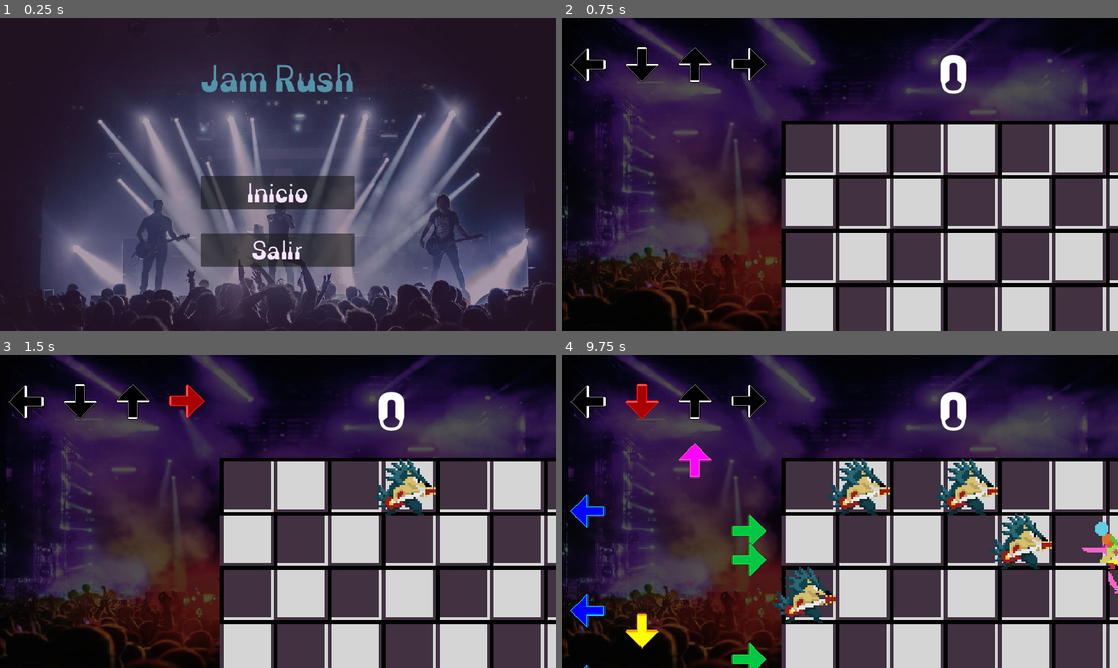
Above: before the commit, frames 1-4 (two rows, left to right).
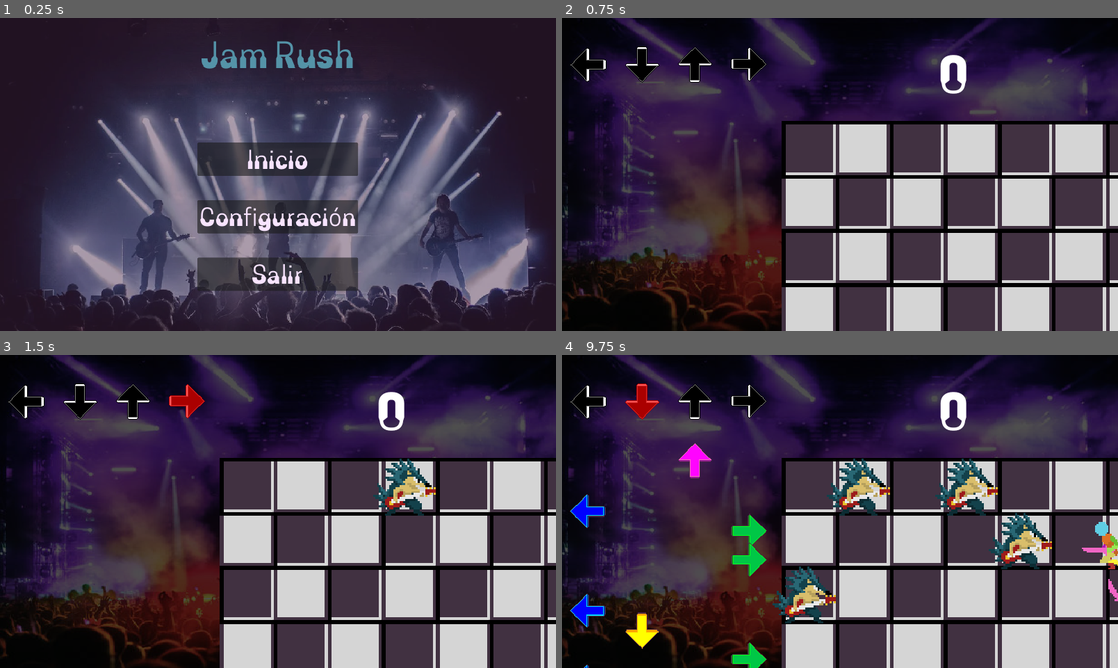
Above: after the commit, the same moments.

Repository: MetalCRT/Videojuego_Crash77
Game: Godot game, scene res://Scenes/Menu.tscn
Same seed, same stepped clock (60 frames per second), same inputs: the game is played once before the commit and once after it.
Inputs (mouse positions are in pixels of both pictures, inside the frame that each line leads up to):
- Up to frame 1 (0.25 s): no input
- Up to frame 2 (0.75 s): click "Inicio" at 0.5 s
- Up to frame 3 (1.5 s): tap Enter at 1.25 s; move the mouse to (400, 495) at 1.27 s; press the mouse at (400, 495) at 1.28 s; hold Right (ui_right) from 1.28 s (still down)
- Up to frame 4 (9.75 s): move the mouse to (728, 527) at 2.02 s; release Right (ui_right) at 2.03 s; release the mouse at (728, 527) at 2.03 s; hold Down (ui_down) 2.03-2.78 s; click (728, 527) at 2.1 s; move the mouse to (895, 442) at 2.77 s; press the mouse at (895, 442) at 2.78 s; hold Right (ui_right) 2.78-3.53 s; move the mouse to (812, 574) at 3.52 s; release the mouse at (812, 574) at 3.53 s; hold Up (ui_up) 3.53-4.28 s; click (812, 574) at 3.6 s; move the mouse to (1006, 558) at 4.27 s; press the mouse at (1006, 558) at 4.28 s; hold Left (ui_left) 4.28-5 s; tap Escape (pausa) at 4.9 s; release the mouse at (1006, 558) at 5 s; click "Reanudar" at 5 s; move the mouse to (673, 464) at 5.77 s; hold Left (ui_left) 5.78-6.53 s; click (673, 464) at 5.85 s; move the mouse to (867, 511) at 6.52 s; press the mouse at (867, 511) at 6.53 s; hold Down (ui_down) 6.53-7.28 s; move the mouse to (756, 433) at 7.27 s; release the mouse at (756, 433) at 7.28 s; hold Right (ui_right) 7.28-8.03 s; click (756, 433) at 7.35 s; move the mouse to (962, 495) at 8.02 s; press the mouse at (962, 495) at 8.03 s; hold Up (ui_up) 8.03-8.78 s; move the mouse to (728, 527) at 8.77 s; release the mouse at (728, 527) at 8.78 s; hold Right (ui_right) 8.78-9.53 s; click (728, 527) at 8.85 s; move the mouse to (895, 442) at 9.52 s; press the mouse at (895, 442) at 9.53 s; hold Down (ui_down) from 9.53 s (still down)

The runs differ from the first frame. In frame 1, 14% of the frame differs, in the area x 35-65%, y 7-88%; in frame 2, nothing differs; in frame 3, nothing differs; in frame 4, less than 0.1%.

Commit message:
configuracion e idiomas

Diff:
--- /dev/null
+++ b/Resources/en.json
@@ -0,0 +1,7 @@
+{
+    "Inicio": "Start",
+    "Salir": "Exit",
+    "Pausa": "Pause",
+    "Reanudar": "Resume",
+    "Menu Principal": "Main Menu"
+  }
--- /dev/null
+++ b/Resources/es.json
@@ -0,0 +1,7 @@
+{
+    "Inicio": "Inicio",
+    "Salir": "Salir",
+    "Pausa": "Pausa",
+    "Reanudar": "Reanudar",
+    "Menu Principal": "Menú Principal"
+  }
--- /dev/null
+++ b/Scenes/Lenguajes.tscn
@@ -0,0 +1,72 @@
+[gd_scene load_steps=6 format=3 uid="uid://bjd2d00ohfw3e"]
+
+[ext_resource type="Theme" uid="uid://dykgfcqvxck4" path="res://Resources/theme.tres" id="1_impyq"]
+[ext_resource type="Script" path="res://Scripts/Lenguajes.gd" id="2_2q24a"]
+[ext_resource type="Texture2D" uid="uid://cxjwnp2s72ohj" path="res://Resources/Captura.PNG" id="2_y3pri"]
+[ext_resource type="FontFile" uid="uid://b80x4uelj58oq" path="res://Fonts/CoupeurBricoleur-DOWN.otf" id="3_j1tro"]
+
+[sub_resource type="StyleBoxEmpty" id="StyleBoxEmpty_73upq"]
+
+[node name="MarginContainer" type="MarginContainer"]
+anchors_preset = 15
+anchor_right = 1.0
+anchor_bottom = 1.0
+grow_horizontal = 2
+grow_vertical = 2
+theme = ExtResource("1_impyq")
+script = ExtResource("2_2q24a")
+
+[node name="TextureRect" type="TextureRect" parent="."]
+self_modulate = Color(1, 1, 1, 0.596078)
+layout_mode = 2
+texture = ExtResource("2_y3pri")
+
+[node name="PanelContainer" type="PanelContainer" parent="TextureRect"]
+layout_mode = 1
+anchors_preset = 15
+anchor_right = 1.0
+anchor_bottom = 1.0
+grow_horizontal = 2
+grow_vertical = 2
+
+[node name="MarginContainer" type="CenterContainer" parent="TextureRect/PanelContainer"]
+layout_mode = 2
+
+[node name="VBoxContainer" type="VBoxContainer" parent="TextureRect/PanelContainer/MarginContainer"]
+layout_mode = 2
+theme_override_constants/separation = 50
+
+[node name="Label" type="Label" parent="TextureRect/PanelContainer/MarginContainer/VBoxContainer"]
+layout_mode = 2
+theme_override_colors/font_color = Color(0.901961, 0.101961, 0.898039, 1)
+theme_override_fonts/font = ExtResource("3_j1tro")
+theme_override_font_sizes/font_size = 70
+text = "Seleccione lenguaje"
+horizontal_alignment = 1
+
+[node name="HSeparator" type="HSeparator" parent="TextureRect/PanelContainer/MarginContainer/VBoxContainer"]
+layout_mode = 2
+theme_override_constants/separation = 40
+theme_override_styles/separator = SubResource("StyleBoxEmpty_73upq")
+
+[node name="Espanol" type="Button" parent="TextureRect/PanelContainer/MarginContainer/VBoxContainer"]
+unique_name_in_owner = true
+layout_mode = 2
+theme_override_fonts/font = ExtResource("3_j1tro")
+text = "Español
+"
+
+[node name="Ingles" type="Button" parent="TextureRect/PanelContainer/MarginContainer/VBoxContainer"]
+unique_name_in_owner = true
+layout_mode = 2
+theme_override_fonts/font = ExtResource("3_j1tro")
+text = "Inglés"
+
+[node name="Volver" type="Button" parent="TextureRect/PanelContainer/MarginContainer/VBoxContainer"]
+unique_name_in_owner = true
+layout_mode = 2
+text = "Volver
+"
+
+[node name="MarginContainer" type="MarginContainer" parent="TextureRect/PanelContainer/MarginContainer/VBoxContainer"]
+layout_mode = 2
--- a/Scenes/Menu.tscn
+++ b/Scenes/Menu.tscn
@@ -10,6 +10,8 @@
 
 @onready var inicio = %Inicio
 @onready var exit = %Exit
+@onready var configuracion = %Configuracion
+
 
 @export var main_scene: PackedScene
 
@@ -17,6 +19,7 @@
 	# Se ejecuta al inicio de la escena
 	inicio.pressed.connect(_on_inicio_pressed)
 	exit.pressed.connect(_on_exit_pressed)
+	configuracion.pressed.connect(_on_configuracion_pressed)
 
 
 func _on_inicio_pressed():
@@ -24,9 +27,15 @@
 	# get_tree().change_scene_to_file(\"res://main_scene.tscn\")
 	get_tree().change_scene_to_packed(main_scene)
 
+func _on_configuracion_pressed():
+	get_tree().change_scene_to_file(\"res://Scenes/configuracion.tscn\")
+
 func _on_exit_pressed():
 	# Se ejecuta cuando se presiona el botón \"Salir\"
 	get_tree().quit()
+
+
+
 "
 
 [sub_resource type="StyleBoxEmpty" id="StyleBoxEmpty_pia17"]
@@ -65,7 +74,7 @@
 
 [node name="HSeparator" type="HSeparator" parent="PanelContainer/MarginContainer/VBoxContainer"]
 layout_mode = 2
-theme_override_constants/separation = 60
+theme_override_constants/separation = 40
 theme_override_styles/separator = SubResource("StyleBoxEmpty_pia17")
 
 [node name="Inicio" type="Button" parent="PanelContainer/MarginContainer/VBoxContainer"]
@@ -73,6 +82,12 @@
 layout_mode = 2
 theme_override_fonts/font = ExtResource("2_j7ill")
 text = "Inicio"
+
+[node name="Configuracion" type="Button" parent="PanelContainer/MarginContainer/VBoxContainer"]
+unique_name_in_owner = true
+layout_mode = 2
+text = "Configuración
+"
 
 [node name="Exit" type="Button" parent="PanelContainer/MarginContainer/VBoxContainer"]
 unique_name_in_owner = true
--- /dev/null
+++ b/Scenes/configuracion.tscn
@@ -0,0 +1,66 @@
+[gd_scene load_steps=6 format=3 uid="uid://bc8sq0cbd5c6a"]
+
+[ext_resource type="Theme" uid="uid://dykgfcqvxck4" path="res://Resources/theme.tres" id="1_e5m22"]
+[ext_resource type="Texture2D" uid="uid://cxjwnp2s72ohj" path="res://Resources/Captura.PNG" id="1_prfxd"]
+[ext_resource type="Script" path="res://Scripts/configuración.gd" id="2_uirmv"]
+[ext_resource type="FontFile" uid="uid://b80x4uelj58oq" path="res://Fonts/CoupeurBricoleur-DOWN.otf" id="3_585xl"]
+
+[sub_resource type="StyleBoxEmpty" id="StyleBoxEmpty_117hp"]
+
+[node name="Menu Configuración" type="MarginContainer"]
+anchors_preset = 15
+anchor_right = 1.0
+anchor_bottom = 1.0
+grow_horizontal = 2
+grow_vertical = 2
+theme = ExtResource("1_e5m22")
+script = ExtResource("2_uirmv")
+
+[node name="TextureRect" type="TextureRect" parent="."]
+self_modulate = Color(1, 1, 1, 0.596078)
+layout_mode = 2
+texture = ExtResource("1_prfxd")
+
+[node name="PanelContainer" type="PanelContainer" parent="TextureRect"]
+layout_mode = 1
+anchors_preset = 15
+anchor_right = 1.0
+anchor_bottom = 1.0
+grow_horizontal = 2
+grow_vertical = 2
+
+[node name="MarginContainer" type="CenterContainer" parent="TextureRect/PanelContainer"]
+layout_mode = 2
+
+[node name="VBoxContainer" type="VBoxContainer" parent="TextureRect/PanelContainer/MarginContainer"]
+layout_mode = 2
+theme_override_constants/separation = 50
+
+[node name="Label" type="Label" parent="TextureRect/PanelContainer/MarginContainer/VBoxContainer"]
+layout_mode = 2
+theme_override_colors/font_color = Color(0.901961, 0.101961, 0.898039, 1)
+theme_override_fonts/font = ExtResource("3_585xl")
+theme_override_font_sizes/font_size = 70
+text = "Configuración"
+horizontal_alignment = 1
+
+[node name="HSeparator" type="HSeparator" parent="TextureRect/PanelContainer/MarginContainer/VBoxContainer"]
+layout_mode = 2
+theme_override_constants/separation = 40
+theme_override_styles/separator = SubResource("StyleBoxEmpty_117hp")
+
+[node name="Lenguajes" type="Button" parent="TextureRect/PanelContainer/MarginContainer/VBoxContainer"]
+unique_name_in_owner = true
+layout_mode = 2
+theme_override_fonts/font = ExtResource("3_585xl")
+text = "Lenguajes
+"
+
+[node name="Atras" type="Button" parent="TextureRect/PanelContainer/MarginContainer/VBoxContainer"]
+unique_name_in_owner = true
+layout_mode = 2
+theme_override_fonts/font = ExtResource("3_585xl")
+text = "Atrás"
+
+[node name="MarginContainer" type="MarginContainer" parent="TextureRect/PanelContainer/MarginContainer/VBoxContainer"]
+layout_mode = 2
--- /dev/null
+++ b/Scripts/Lenguajes.gd
@@ -0,0 +1,57 @@
+extends MarginContainer
+
+var translation = {}
+var current_language = ""
+
+@onready var espanol = $Espanol
+@onready var ingles = $Ingles
+@onready var volver = $Volver
+
+func _ready():
+	# Cargamos la traducción por defecto, que es en inglés
+	load_translation("en")
+
+	# Conectamos las señales de los botones
+	espanol.pressed.connect(_on_espanol_pressed)
+	ingles.pressed.connect(_on_ingles_pressed)
+	volver.pressed.connect(_on_volver_pressed)
+
+func _on_espanol_pressed():
+	# Cargamos la traducción en español
+	load_translation("es")
+
+func _on_ingles_pressed():
+	# Cargamos la traducción en inglés
+	load_translation("en")
+
+func _on_volver_pressed():
+	# Vamos a la escena de configuración
+	get_tree().change_scene("res://Scenes/configuracion.tscn")
+
+func load_translation(lang_code):
+	# Comprobamos si ya se ha cargado la traducción para el idioma seleccionado
+	if lang_code == current_language:
+		return
+
+	# Cargamos el archivo .json correspondiente
+	var translation_file = "res://Resources/" + lang_code + ".json"
+	var file = File.new()
+	if file.file_exists(translation_file):
+		file.open(translation_file, File.READ)
+		translation = JSON.parse(file.get_as_text())
+		file.close()
+
+		# Aplicamos la traducción a todos los nodos de la escena
+		apply_translation(translation)
+
+		# Guardamos el idioma actual
+		current_language = lang_code
+
+func apply_translation(translation_dict):
+	# Recorremos todos los nodos de la escena
+	for node in get_tree().get_nodes_in_group("Translation"):
+		# Obtenemos el nombre del texto a traducir
+		var text_name = node.get_name().split("_")[1]
+		if text_name in translation_dict:
+			# Si existe una traducción para ese texto, la aplicamos
+			node.set_text(translation_dict[text_name])
--- /dev/null
+++ b/Scripts/configuración.gd
@@ -0,0 +1,19 @@
+extends MarginContainer
+
+@onready var lenguajes = %Lenguajes
+@onready var atras = %Atras
+
+func _ready():
+	# Se ejecuta al inicio de la escena
+	lenguajes.pressed.connect(_on_lenguajes_pressed)
+	atras.pressed.connect(_on_atras_pressed)
+
+
+func _on_lenguajes_pressed():
+	# Se ejecuta cuando se presiona el botón "Iniciar"
+	# get_tree().change_scene_to_file("res://main_scene.tscn")
+	get_tree().change_scene_to_file("res://Scenes/Lenguajes.tscn")
+
+
+func _on_atras_pressed():
+	get_tree().change_scene_to_file("res://Scenes/Menu.tscn")
--- a/Scripts/pausa.gd
+++ b/Scripts/pausa.gd
@@ -29,6 +29,7 @@
 func _on_reiniciar_pressed():
 	get_tree().reload_current_scene()
 	get_tree().paused = false
+	Global.score = 0
 
 
 func _on_menu_principal_pressed():
--- a/main_scene.tscn
+++ b/main_scene.tscn
@@ -54,7 +54,7 @@
 position = Vector2(1300, 388)
 
 [node name="Marker2D_en3" type="Marker2D" parent="Creator"]
-position = Vector2(1300, 490)
+position = Vector2(1300, 506)
 
 [node name="Marker2D_en4" type="Marker2D" parent="Creator"]
 position = Vector2(1300, 620)
--- a/project.godot
+++ b/project.godot
@@ -40,6 +40,6 @@
 
 [rendering]
 
-textures/canvas_textures/default_texture_filter=0
 renderer/rendering_method="gl_compatibility"
 renderer/rendering_method.mobile="gl_compatibility"
+textures/canvas_textures/default_texture_filter=0
--- /dev/null
+++ b/translations/en.json
@@ -0,0 +1,7 @@
+{
+    "Inicio": "Start",
+    "Salir": "Exit",
+    "Pausa": "Pause",
+    "Reanudar": "Resume",
+    "Menu Principal": "Main Menu"
+  }
--- /dev/null
+++ b/translations/es.json
@@ -0,0 +1,7 @@
+{
+    "Inicio": "Inicio",
+    "Salir": "Salir",
+    "Pausa": "Pausa",
+    "Reanudar": "Reanudar",
+    "Menu Principal": "Menú Principal"
+  }
Binary file added: Assets/Captura.PNG
Not shown, added: Assets/Captura.PNG.import
Binary file added: Resources/Captura.PNG
Not shown, added: Resources/Captura.PNG.import
